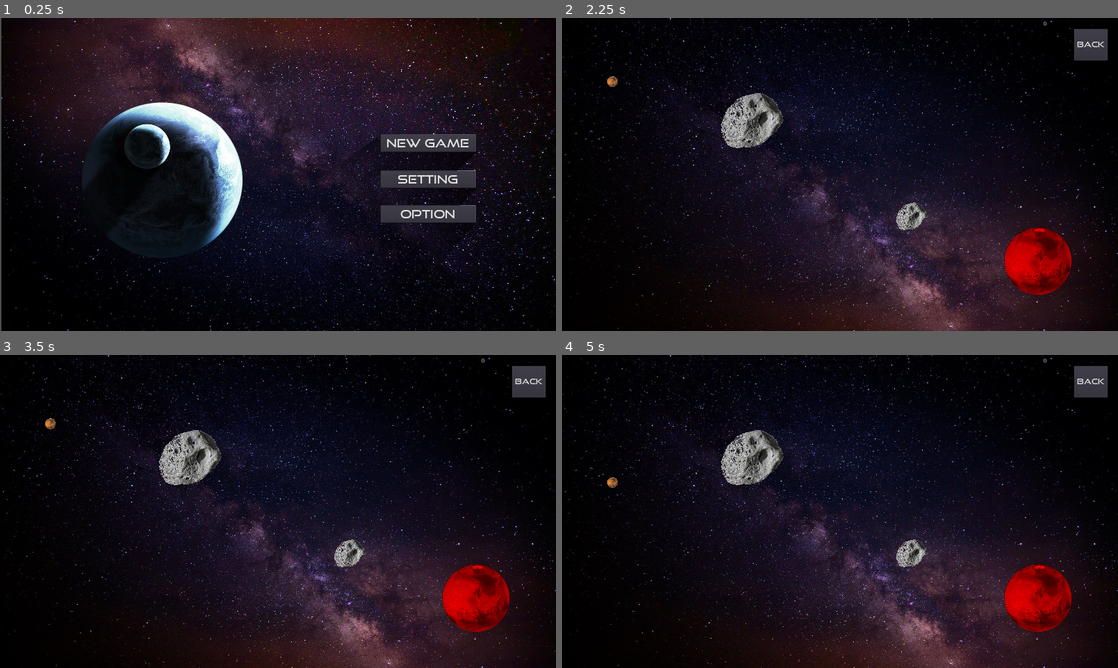
Above: before the commit, frames 1-4 (two rows, left to right).
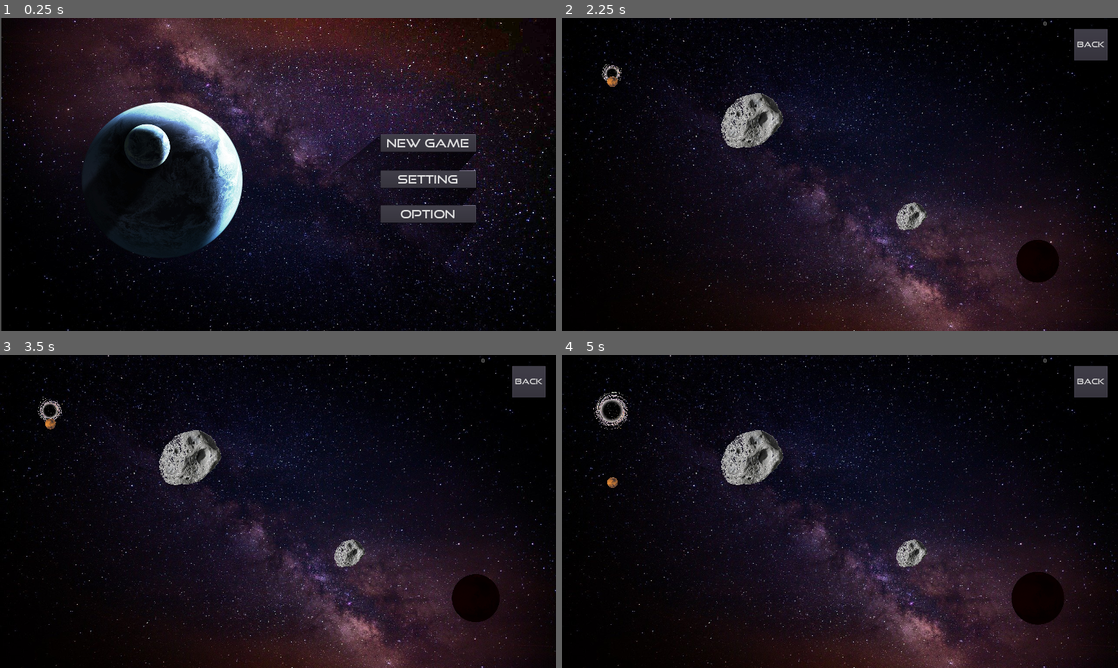
Above: after the commit, the same moments.

Repository: allenshi2014/balldrop
Game: Godot game, scene res://Menu.tscn
Two runs of this game, one before a commit and one after it. Both use one fixed random seed, a clock stepped at 60 frames per second and the inputs below.
Inputs (mouse positions are in pixels of both pictures, inside the frame that each line leads up to):
- Up to frame 1 (0.25 s): no input
- Up to frame 2 (2.25 s): click "Setting" at 0.5 s; click "Back" at 1.25 s; click "Option" at 2 s
- Up to frame 3 (3.5 s): move the mouse to (400, 495) at 2.77 s; click (400, 495) at 2.92 s
- Up to frame 4 (5 s): move the mouse to (962, 495) at 3.52 s; click (962, 495) at 3.67 s; click (962, 495) at 4.42 s

The runs differ from the first frame. In frame 1, 0.1% of the frame differs, in the area x 40-85%, y 0-79%; in frame 2, 2.1%; in frame 3, 2.2%; in frame 4, 2.3%, in the area x 5-92%, y 11-89%.

Commit message:
today updates

Diff:
--- a/Menu.tscn
+++ b/Menu.tscn
@@ -21,7 +21,7 @@
 closed = false
 polygon = PoolVector2Array( -110, -20, 110, -20, 110, 20, -110, 20, -110, -20 )
 
-[node name="Menu" type="Node2D"]
+[node name="menu" type="Node2D"]
 script = ExtResource( 3 )
 __meta__ = {
 "_edit_horizontal_guides_": [  ]
@@ -52,15 +52,22 @@
 scale = Vector2( 0.3, 0.3 )
 texture = ExtResource( 5 )
 
-[node name="Light2D" type="Light2D" parent="earth"]
-position = Vector2( -2902.85, -5111.86 )
+[node name="light" type="Light2D" parent="earth"]
+position = Vector2( -2987.77, -4857.11 )
 scale = Vector2( 3.33333, 3.33333 )
 texture = ExtResource( 6 )
 texture_scale = 3.0
 energy = 3.0
 shadow_enabled = true
 
-[node name="btn_new" type="Button" parent="."]
+[node name="control" type="Control" parent="."]
+margin_right = 40.0
+margin_bottom = 40.0
+__meta__ = {
+"_edit_use_anchors_": false
+}
+
+[node name="btn_new" type="Button" parent="control"]
 margin_left = 876.383
 margin_top = 268.472
 margin_right = 1096.38
@@ -71,11 +78,11 @@
 "_edit_use_anchors_": false
 }
 
-[node name="btn_new_mask" type="LightOccluder2D" parent="btn_new"]
+[node name="btn_new_mask" type="LightOccluder2D" parent="control/btn_new"]
 position = Vector2( 109.932, 20.5501 )
 occluder = SubResource( 3 )
 
-[node name="btn_setting" type="Button" parent="."]
+[node name="btn_setting" type="Button" parent="control"]
 margin_left = 876.383
 margin_top = 351.082
 margin_right = 1096.38
@@ -86,11 +93,11 @@
 "_edit_use_anchors_": false
 }
 
-[node name="btn_setting_mask" type="LightOccluder2D" parent="btn_setting"]
+[node name="btn_setting_mask" type="LightOccluder2D" parent="control/btn_setting"]
 position = Vector2( 111.088, 20.6964 )
 occluder = SubResource( 3 )
 
-[node name="btn_option" type="Button" parent="."]
+[node name="btn_option" type="Button" parent="control"]
 margin_left = 876.383
 margin_top = 431.02
 margin_right = 1096.38
@@ -101,9 +108,9 @@
 "_edit_use_anchors_": false
 }
 
-[node name="btn_option_mask" type="LightOccluder2D" parent="btn_option"]
+[node name="btn_option_mask" type="LightOccluder2D" parent="control/btn_option"]
 position = Vector2( 109.912, 21.0035 )
 occluder = SubResource( 3 )
-[connection signal="pressed" from="btn_new" to="." method="_on_Button_pressed"]
-[connection signal="pressed" from="btn_setting" to="." method="_on_Button_pressed"]
-[connection signal="pressed" from="btn_option" to="." method="_on_Button_pressed"]
+[connection signal="pressed" from="control/btn_new" to="." method="_on_Button_pressed"]
+[connection signal="pressed" from="control/btn_setting" to="." method="_on_Button_pressed"]
+[connection signal="pressed" from="control/btn_option" to="." method="_on_Button_pressed"]
--- a/level/mars.gd
+++ b/level/ball.gd
@@ -8,14 +8,14 @@
 	prevpos = position
 	initalpos = position
 
+
 func _physics_process(delta):
 	#yield(get_tree().create_timer(2), "timeout")
+	if position == initalpos:
+		reset_ball()
 
 	if position.y > 1000:
-		#queue_free()
-		#reset the position
-		position = initalpos
-		vel = Vector2()
+		reset_ball()
 
 	vel += Vector2(0, 20 * 1) * delta
 	prevpos = position
@@ -53,8 +53,7 @@
 				#add sound effect
 				AudioPlayer.play_at("kick", position, 1)
 
-				position = initalpos
-				vel = Vector2()
+				reset_ball()
 				break
 
 			elif c.collider_name == "line":
@@ -73,3 +72,13 @@
 
 			else:
 				pass
+
+func reset_ball():
+	#add ball entry effect
+	var entry = preload("res://level/ball_entry.tscn").instance()
+	entry.position = initalpos
+	entry.z_index = -1
+	get_parent().add_child(entry)
+
+	position = initalpos
+	vel = Vector2()
--- a/level/mars.tscn
+++ b/level/ball.tscn
@@ -1,19 +1,17 @@
 [gd_scene load_steps=4 format=2]
 
-[ext_resource path="res://image/ball/mars.png" type="Texture" id=1]
-[ext_resource path="res://level/mars.gd" type="Script" id=2]
-
-
+[ext_resource path="res://level/ball.gd" type="Script" id=1]
+[ext_resource path="res://image/ball/ball1.png" type="Texture" id=2]
 
 [sub_resource type="CircleShape2D" id=1]
 radius = 78.165
 
-[node name="mars" type="KinematicBody2D"]
-script = ExtResource( 2 )
+[node name="ball" type="KinematicBody2D"]
+script = ExtResource( 1 )
 
 [node name="sprite" type="Sprite" parent="."]
 scale = Vector2( 0.08, 0.08 )
-texture = ExtResource( 1 )
+texture = ExtResource( 2 )
 
 [node name="shape" type="CollisionShape2D" parent="."]
 scale = Vector2( 0.15, 0.15 )
--- /dev/null
+++ b/level/ball_entry.tscn
@@ -0,0 +1,47 @@
+[gd_scene load_steps=3 format=2]
+
+[ext_resource path="res://image/object/blackhole.png" type="Texture" id=1]
+
+[sub_resource type="Animation" id=2]
+resource_name = "wave"
+tracks/0/type = "value"
+tracks/0/path = NodePath("spr:scale")
+tracks/0/interp = 1
+tracks/0/loop_wrap = true
+tracks/0/imported = false
+tracks/0/enabled = true
+tracks/0/keys = {
+"times": PoolRealArray( 0, 0.5, 0.8, 1 ),
+"transitions": PoolRealArray( 0.5, 0.5, 0.5, 0.5 ),
+"update": 0,
+"values": [ Vector2( 0, 0 ), Vector2( 0.3, 0.3 ), Vector2( 0.3, 0.3 ), Vector2( 0, 0 ) ]
+}
+tracks/1/type = "value"
+tracks/1/path = NodePath("spr:rotation_degrees")
+tracks/1/interp = 1
+tracks/1/loop_wrap = true
+tracks/1/imported = false
+tracks/1/enabled = true
+tracks/1/keys = {
+"times": PoolRealArray( 0, 1 ),
+"transitions": PoolRealArray( 1, 0.5 ),
+"update": 0,
+"values": [ 1.00179e-05, 180.0 ]
+}
+
+[node name="ball_entry" type="Node2D"]
+
+[node name="timer" type="Timer" parent="."]
+one_shot = true
+autostart = true
+
+[node name="spr" type="Sprite" parent="."]
+position = Vector2( -1.23633, 0 )
+rotation = 2.51327
+scale = Vector2( 0.3, 0.3 )
+texture = ExtResource( 1 )
+
+[node name="animation" type="AnimationPlayer" parent="."]
+autoplay = "wave"
+anims/wave = SubResource( 2 )
+[connection signal="timeout" from="timer" to="." method="queue_free"]
--- a/level/gate.tscn
+++ b/level/gate.tscn
@@ -1,22 +1,42 @@
-[gd_scene load_steps=3 format=2]
+[gd_scene load_steps=4 format=2]
 
-[ext_resource path="res://image/ball/mars.png" type="Texture" id=1]
+[ext_resource path="res://image/ball/ball1.png" type="Texture" id=1]
 [ext_resource path="res://level/gate.gd" type="Script" id=2]
 
-
+[sub_resource type="Animation" id=1]
+resource_name = "zoom"
+length = 2.0
+loop = true
+tracks/0/type = "value"
+tracks/0/path = NodePath("spr:scale")
+tracks/0/interp = 1
+tracks/0/loop_wrap = true
+tracks/0/imported = false
+tracks/0/enabled = true
+tracks/0/keys = {
+"times": PoolRealArray( 0, 1, 2 ),
+"transitions": PoolRealArray( 1, 1, 1 ),
+"update": 0,
+"values": [ Vector2( 0.3, 0.3 ), Vector2( 0.4, 0.4 ), Vector2( 0.3, 0.3 ) ]
+}
 
 [node name="gate" type="StaticBody2D" groups=[
 "line",
 ]]
+z_index = -1
 script = ExtResource( 2 )
 
-[node name="sprite" type="Sprite" parent="."]
-modulate = Color( 1, 0.00392157, 0.00392157, 1 )
-self_modulate = Color( 1, 0, 0, 1 )
+[node name="spr" type="Sprite" parent="."]
+modulate = Color( 0.0745098, 0.00392157, 0.00392157, 1 )
+self_modulate = Color( 0.964706, 0.0784314, 0.0784314, 1 )
 position = Vector2( 0, 0.5 )
-scale = Vector2( 0.5, 0.5 )
+scale = Vector2( 0.38, 0.38 )
 texture = ExtResource( 1 )
 
 [node name="shape" type="CollisionPolygon2D" parent="."]
 scale = Vector2( 0.6, 0.6 )
-polygon = PoolVector2Array( 0.600037, -77.4998, 46.1, -62.4998, 72.6, -29.9998, 78.6, -0.999847, 70.6, 35.5002, 45.6, 64.0002, -0.399963, 77.0002, -34.4, 69.5002, -62.9, 47.0002, -77.4, 1.50015, -69.4, -34.4998, -46.9, -59.9998 )
+polygon = PoolVector2Array( 0.174967, -55.9302, 44.6179, -37.4123, 56.4694, 1.10494, 43.1365, 40.3629, 0.174967, 58.8808, -43.5273, 38.1407, -60.5638, 1.10494, -44.268, -37.4123 )
+
+[node name="animation" type="AnimationPlayer" parent="."]
+autoplay = "zoom"
+anims/zoom = SubResource( 1 )
--- a/level/shockwave.tscn
+++ b/level/shockwave.tscn
@@ -28,7 +28,6 @@
 
 [node name="spr" type="Sprite" parent="."]
 material = SubResource( 1 )
-scale = Vector2( 1e-05, 1e-05 )
 texture = ExtResource( 1 )
 
 [node name="animation" type="AnimationPlayer" parent="."]
--- a/level/stage1/stage1_1.tscn
+++ b/level/stage1/stage1_1.tscn
@@ -5,7 +5,7 @@
 [ext_resource path="res://font/GT.ttf" type="DynamicFontData" id=3]
 [ext_resource path="res://level/stage1/stage1_1.gd" type="Script" id=4]
 [ext_resource path="res://level/stage1/rock.tscn" type="PackedScene" id=5]
-[ext_resource path="res://level/mars.tscn" type="PackedScene" id=6]
+[ext_resource path="res://level/ball.tscn" type="PackedScene" id=6]
 [ext_resource path="res://level/gate.tscn" type="PackedScene" id=7]
 
 [sub_resource type="Environment" id=1]
Renamed: image/ball/mars.png -> image/ball/ball1.png
Not shown, changed: image/ball/ball1.png.import
Binary file added: image/object/blackhole.png
Not shown, added: image/object/blackhole.png.import
Binary file added: image/object/galaxy.png
Not shown, added: image/object/galaxy.png.import
